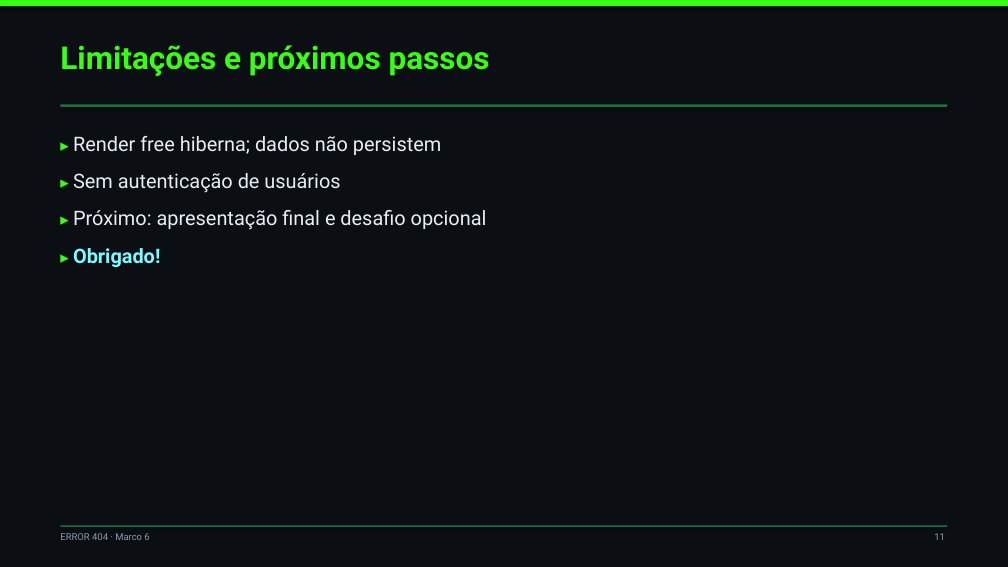
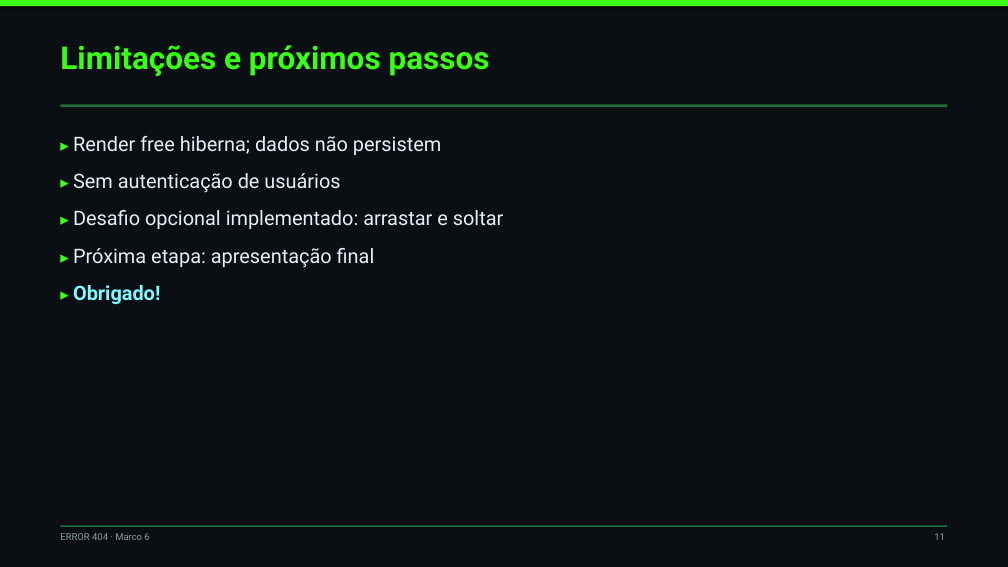
Before and after one commit to Izzieee/Vue_DFE, a slide deck: slide 12 of apresentacoes/MARCO6.pptx. Drawn at 1008x567 pixels with LibreOffice and Linux fonts; fonts in the diff are those of the drawing. Boxes give left, top, right and bottom in pixels: in the first picture for what was removed or moved away, otherwise in the second. Text is boxed around its words. In the diff, an @@ line names an element or a change of style, - is before the commit and + after.

Commit message:
docs: atualiza slide do Marco 6 com o desafio opcional

```diff
--- a/apresentacoes/MARCO6.pptx
+++ b/apresentacoes/MARCO6.pptx
@@ text at bbox=[73, 210, 504, 268]: text changed @@
-▸ Próximo: apresentação final e desafio opcional
+▸ Desafio opcional implementado: arrastar e soltar
+▸ Próxima etapa: apresentação final
```
Also in this commit, not shown: 1 other slide changed, 2 other files.
